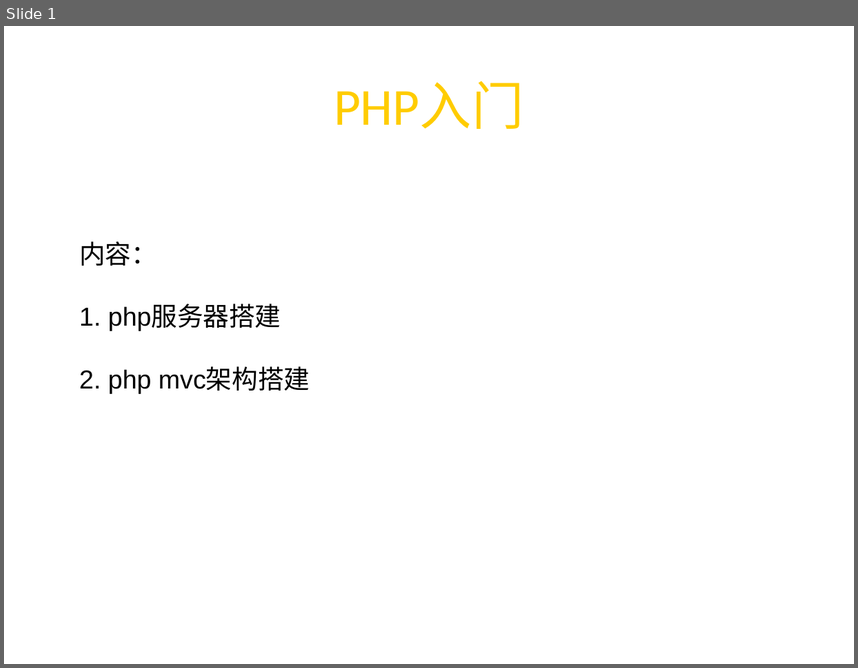
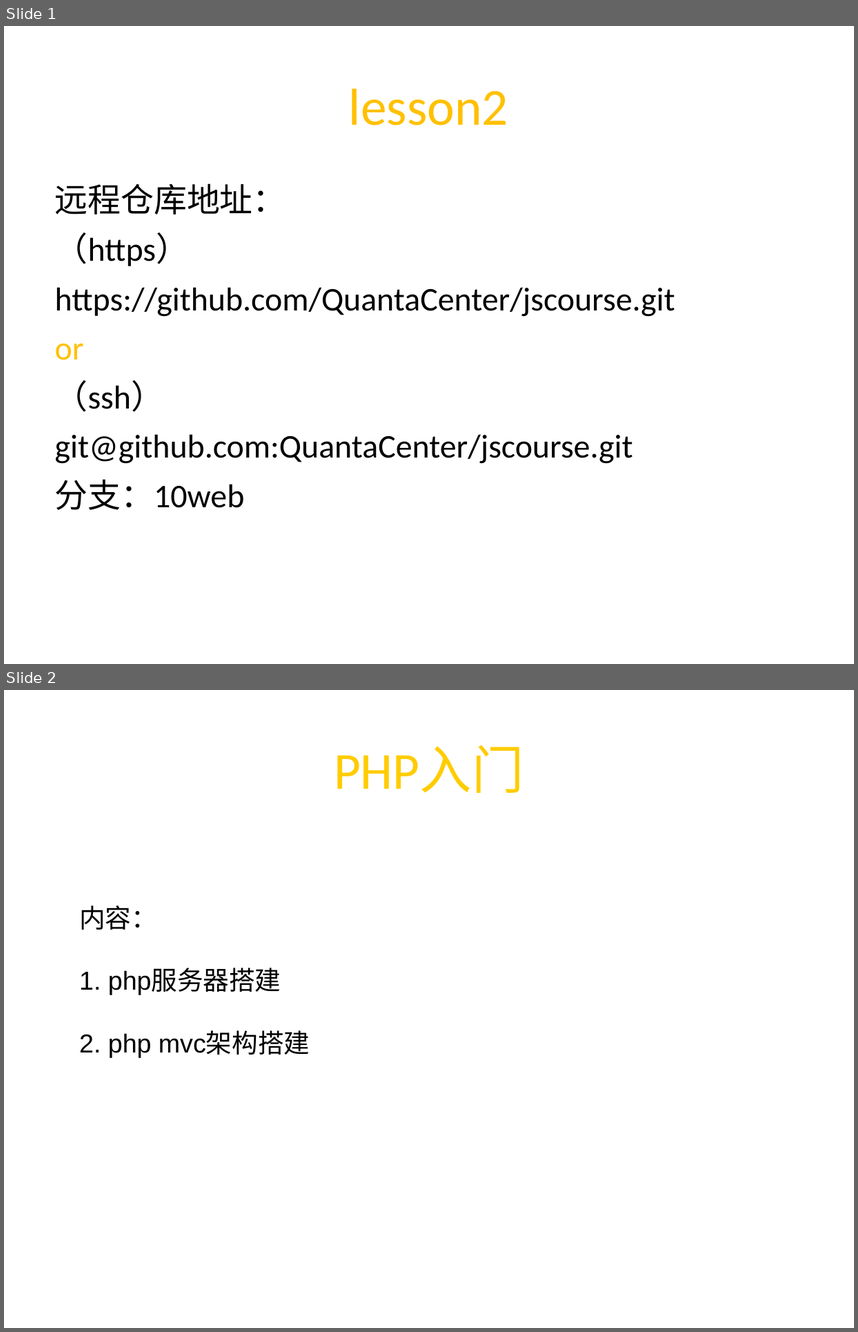
Before and after one commit to QuantaCenter/jscourse, a slide deck: lesson2/lesson2.ppt. Shown one above the other, each under a label of ours: slide 1 before the commit, slides 1 and 2 after it. The pictures are 858x668 and 858x1332 pixels, drawn with LibreOffice and Linux fonts; fonts in the diff are those of the drawing; background and template pictures are left out. Boxes give left, top, right and bottom in pixels: in the first picture for what was removed or moved away, otherwise in the second. Text is boxed around its words. In the diff, an @@ line names an element or a change of style, - is before the commit and + after.

```diff
--- a/lesson2/lesson2.ppt
+++ b/lesson2/lesson2.ppt
@@ slide 1 added at [4,26,854,664], background picture (left out) @@
@@ title added at [349,88,508,125], 44 pt, text #FFC000 @@
+lesson2
@@ text added at [55,183,675,510], 28 pt, text #000000 @@
+远程仓库地址：
+（https）
+https://github.com/QuantaCenter/jscourse.git
+or
+（ssh）
+git@github.com:QuantaCenter/jscourse.git
+分支：10web
@@ what was slide 1 is now slide 2 @@
```
Also in this commit, not shown: 1 slide changed, 1 other slide added, 1 slide removed.
